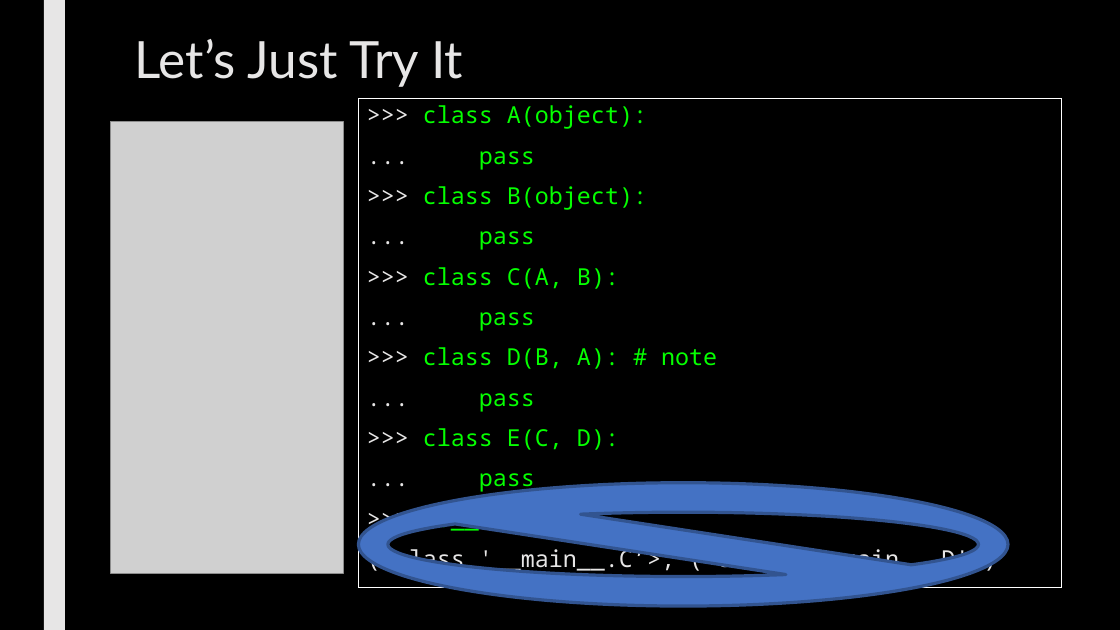
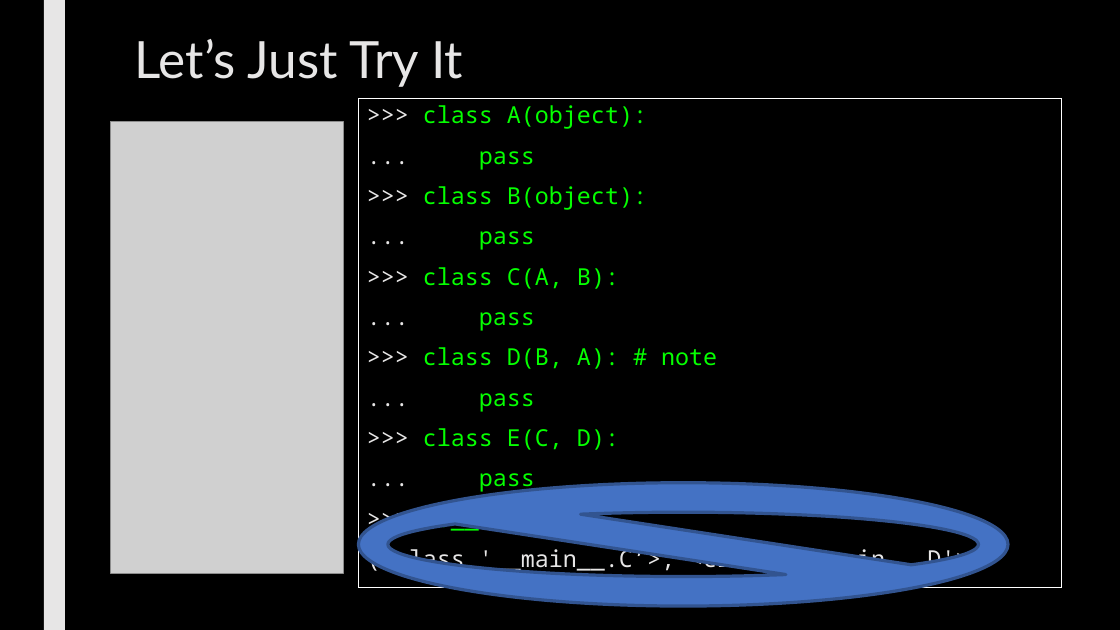
Before and after one commit to max7patek/metaprogramming, a slide deck: slide 13 of slides/01-PythonInheritance.pptx (slide 14 before the commit). Drawn at 1120x630 pixels with LibreOffice and Linux fonts; fonts in the diff are those of the drawing; grey boxes stand for pictures. Boxes give left, top, right and bottom in pixels: in the first picture for what was removed or moved away, otherwise in the second. Text is boxed around its words. In the diff, an @@ line names an element or a change of style, - is before the commit and + after.

```diff
--- a/slides/01-PythonInheritance.pptx
+++ b/slides/01-PythonInheritance.pptx
@@ text in rectangle at (367,546,983,574): text changed @@
-(<class '__main__.C’>, (<class '__main__.D'>)
+(<class '__main__.C’>, <class '__main__.D'>)
```
Also in this commit, not shown: 7 other slides changed, 2 slides added, 3 slides removed, 2 other files.
